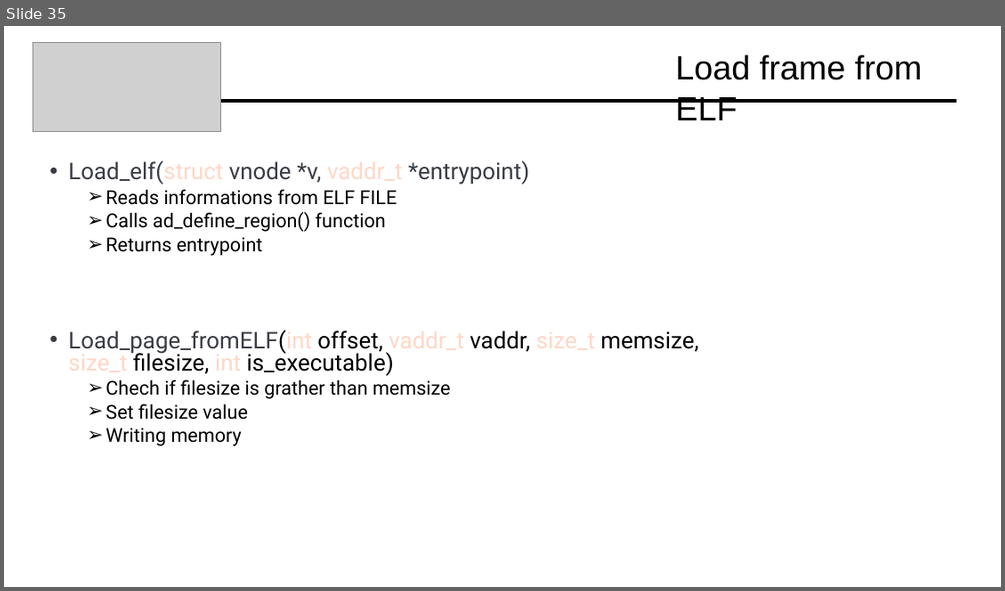
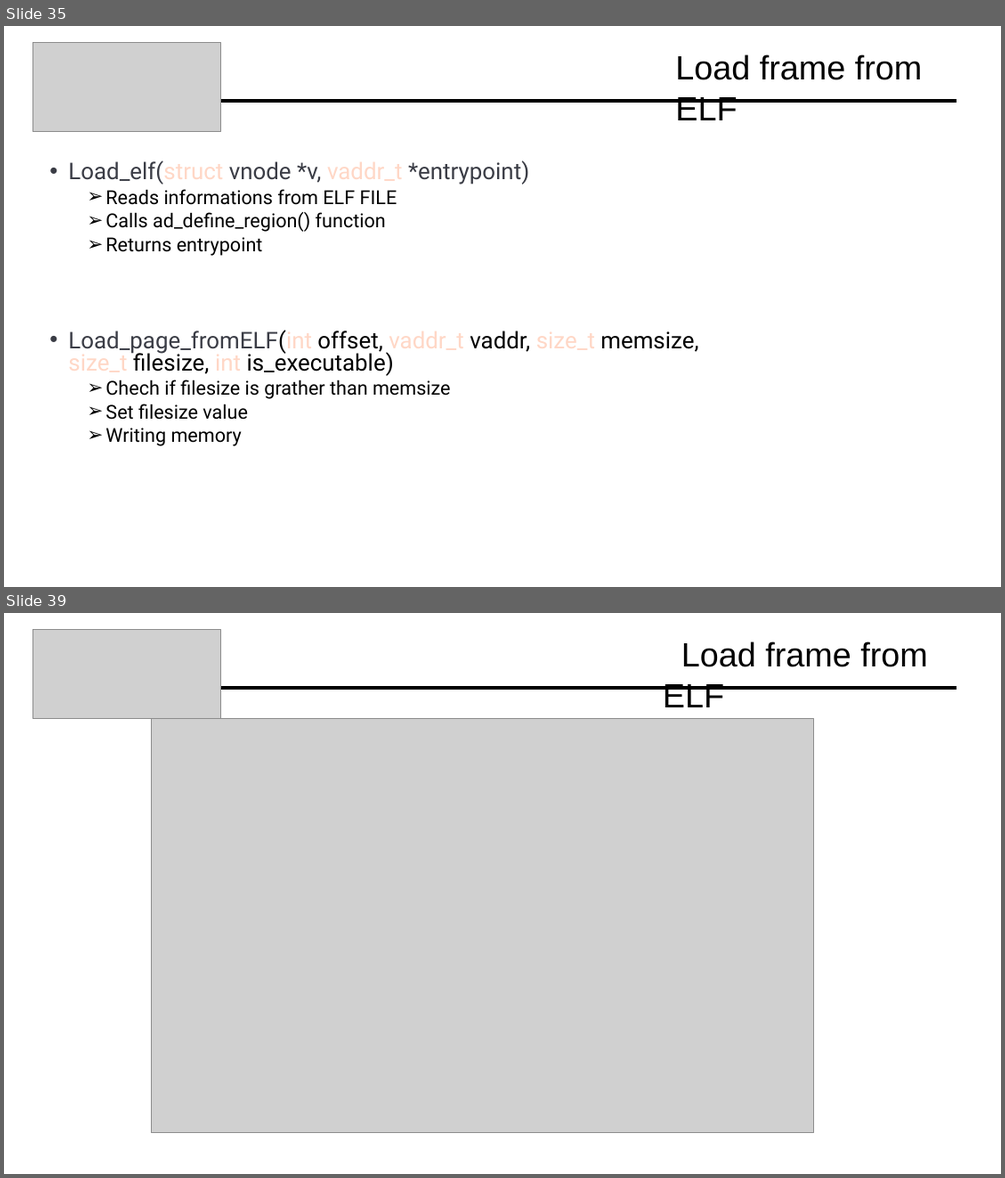
Before and after one commit to Davide619/OS161, a slide deck: Presentazione Progetto OS161.pptx. Shown one above the other, each under a label of ours: slide 35 before the commit, slides 35 and 39 after it; the slides between them are not shown. The pictures are 1005x591 and 1005x1178 pixels, drawn with LibreOffice and Linux fonts; fonts in the diff are those of the drawing; grey boxes stand for pictures. Boxes give left, top, right and bottom in pixels: in the first picture for what was removed or moved away, otherwise in the second. Text is boxed around its words. In the diff, an @@ line names an element or a change of style, - is before the commit and + after.

```diff
--- a/Presentazione Progetto OS161.pptx
+++ b/Presentazione Progetto OS161.pptx
@@ slide 39 added at [4, 613, 1001, 1174], background #FFFFFF @@
@@ picture added at [33, 629, 221, 718] @@
@@ title added at [663, 641, 928, 707], 32.4 pt, text #000000 @@
+Load frame from ELF
@@ line added from (221, 688) to (956, 688), #000000 3 pt @@
@@ picture added at [152, 718, 814, 1133] @@
```
Also in this commit, not shown: 2 slides changed, 6 other slides added, 2 other files.
